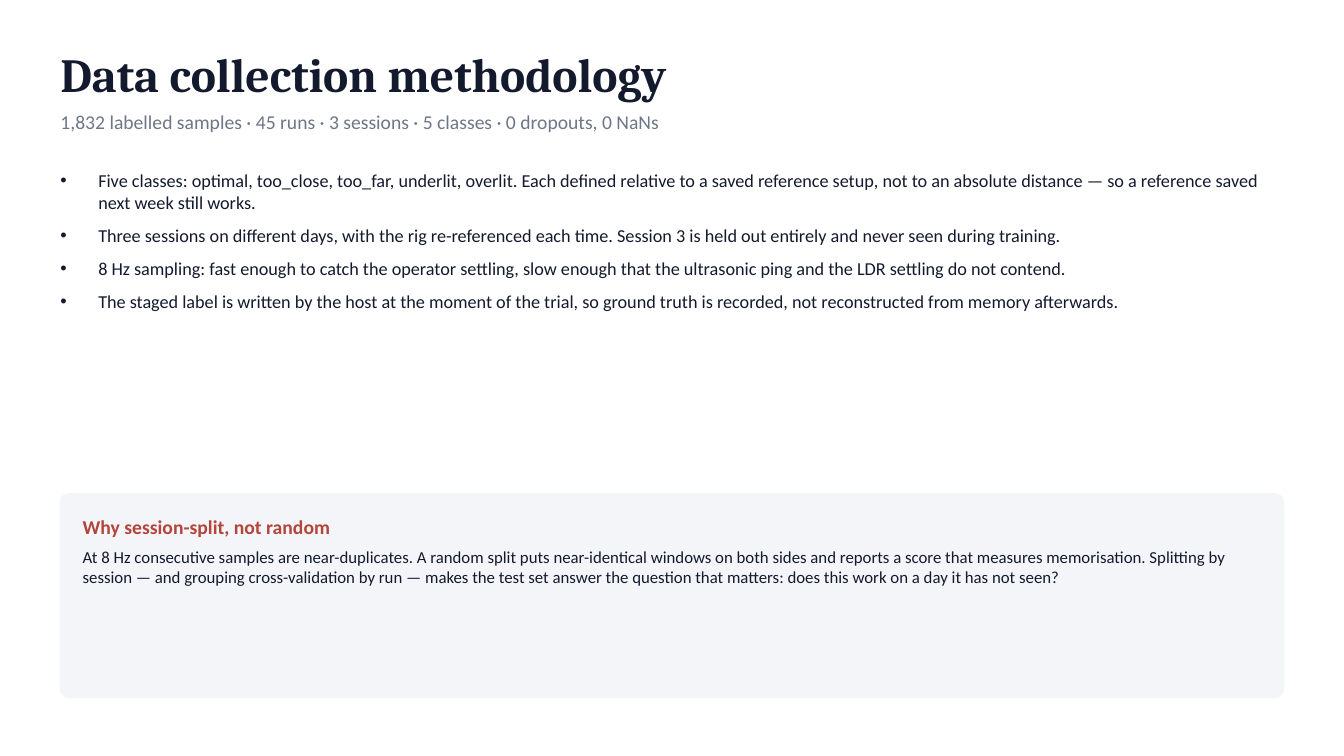
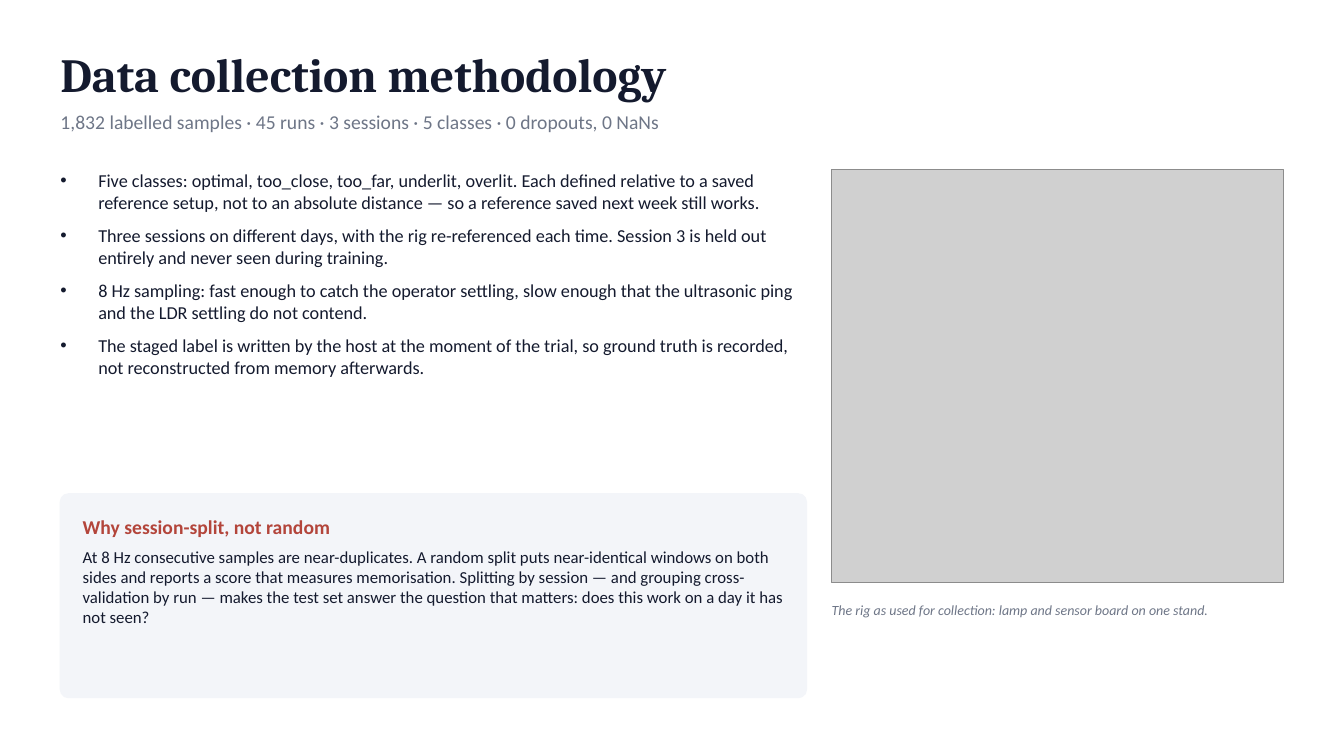
Before and after one commit to V-Vekaria/LightGuide-Edge, a slide deck: slide 5 of deliverables/VekariyaVishnuB00969091_Slides.pptx. Drawn at 1344x756 pixels with LibreOffice and Linux fonts; fonts in the diff are those of the drawing; grey boxes stand for pictures. Boxes give left, top, right and bottom in pixels: in the first picture for what was removed or moved away, otherwise in the second. Text is boxed around its words. In the diff, an @@ line names an element or a change of style, - is before the commit and + after.

Commit message:
feat: rig and OLED photos on deck slides 5 and 13

```diff
--- a/deliverables/VekariyaVishnuB00969091_Slides.pptx
+++ b/deliverables/VekariyaVishnuB00969091_Slides.pptx
@@ text "Five classes: optimal, too_close, too_far, ..." rewrapped from <box>98,174,1258,311</box> to <box>98,174,793,377</box> @@
@@ picture added at <box>832,169,1284,583</box> @@
@@ rounded rectangle: place and size @@
-rounded rectangle at <box>60,494,1284,698</box>
+rounded rectangle at <box>60,494,807,698</box>
@@ text "At 8 Hz consecutive samples ..." rewrapped from <box>83,551,1225,586</box> to <box>83,551,782,623</box> @@
@@ text added at <box>832,605,1208,618</box>, 10 pt, text #6E7687, italic @@
+The rig as used for collection: lamp and sensor board on one stand.
```
Also in this commit, not shown: 1 other slide changed, 3 other files.
